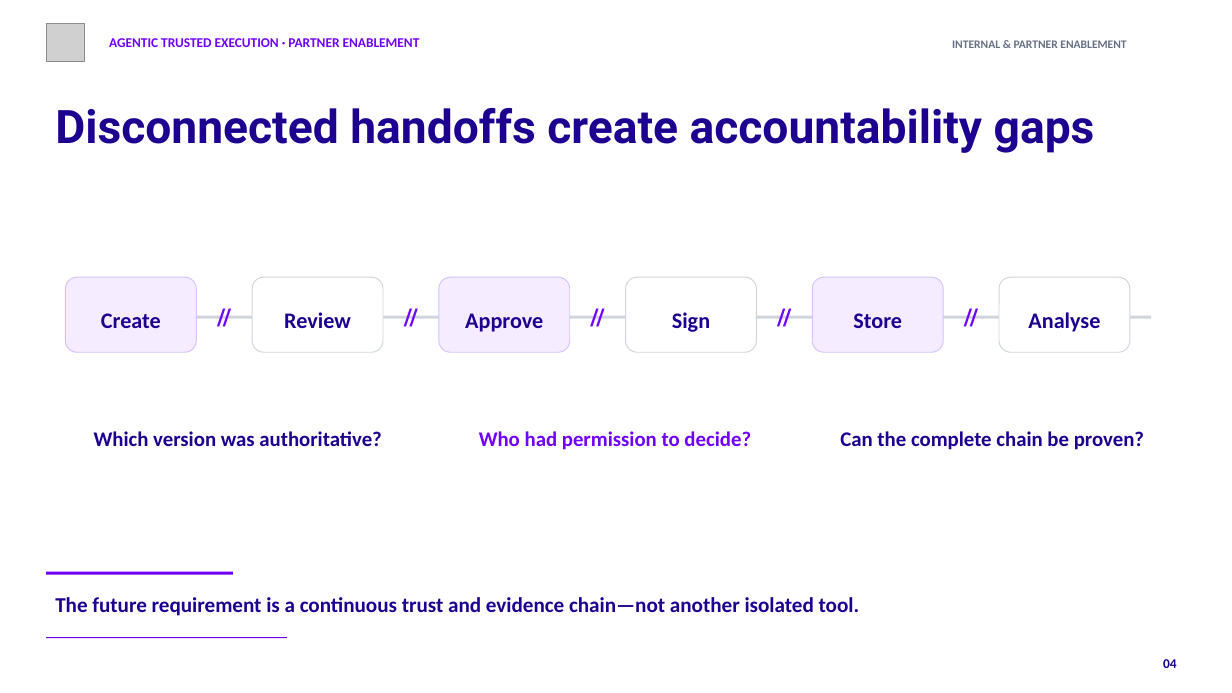
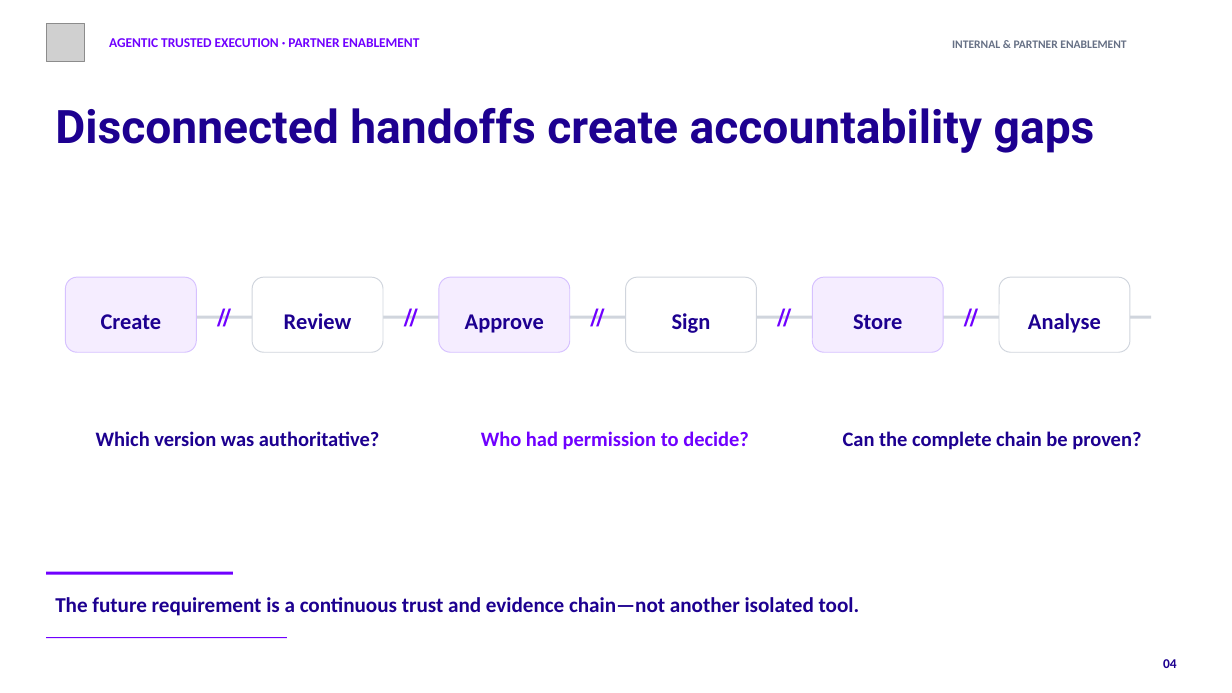
Before and after one commit to josefpalaxo/sales-system, a slide deck: slide 4 of work/slides/agentic-trusted-execution-partner-enablement/output/agentic-trusted-execution-partner-enablement.pptx. Drawn at 1232x693 pixels with LibreOffice and Linux fonts; fonts in the diff are those of the drawing; grey boxes stand for pictures. Boxes give left, top, right and bottom in pixels: in the first picture for what was removed or moved away, otherwise in the second. Text is boxed around its words. In the diff, an @@ line names an element or a change of style, - is before the commit and + after.

```diff
--- a/work/slides/agentic-trusted-execution-partner-enablement/output/agentic-trusted-execution-partner-enablement.pptx
+++ b/work/slides/agentic-trusted-execution-partner-enablement/output/agentic-trusted-execution-partner-enablement.pptx
@@ text "Review" at (x1=284, y1=313, x2=352, y2=329): size 17.2 to 17.5 pt @@
@@ size 16.1 to 16 pt in 3 elements at (x1=96, y1=431, x2=380, y2=446), (x1=481, y1=431, x2=749, y2=450), (x1=843, y1=431, x2=1141, y2=450) @@
```
Also in this commit, not shown: 13 other slides changed, 46 other files.
